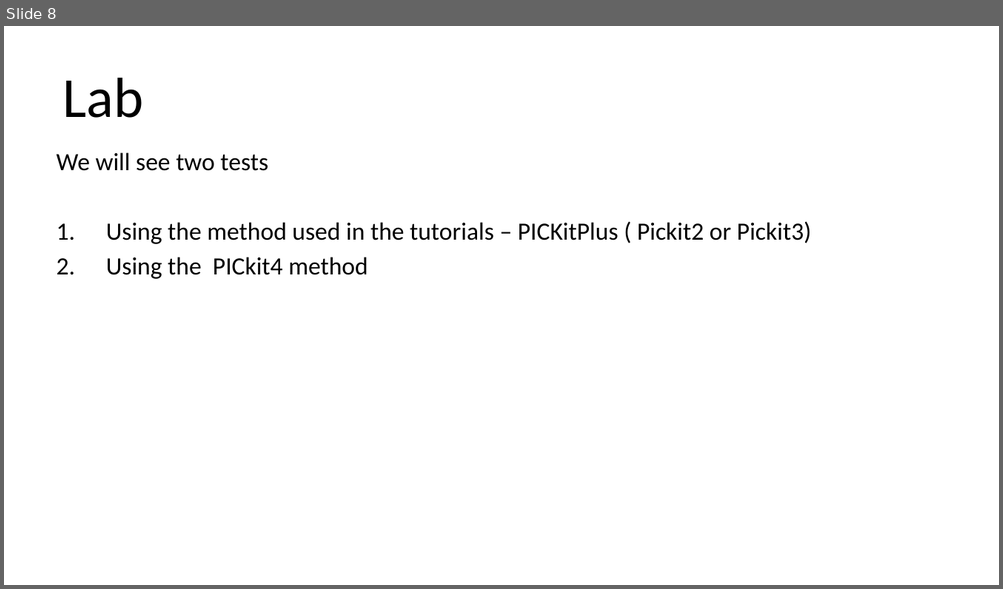
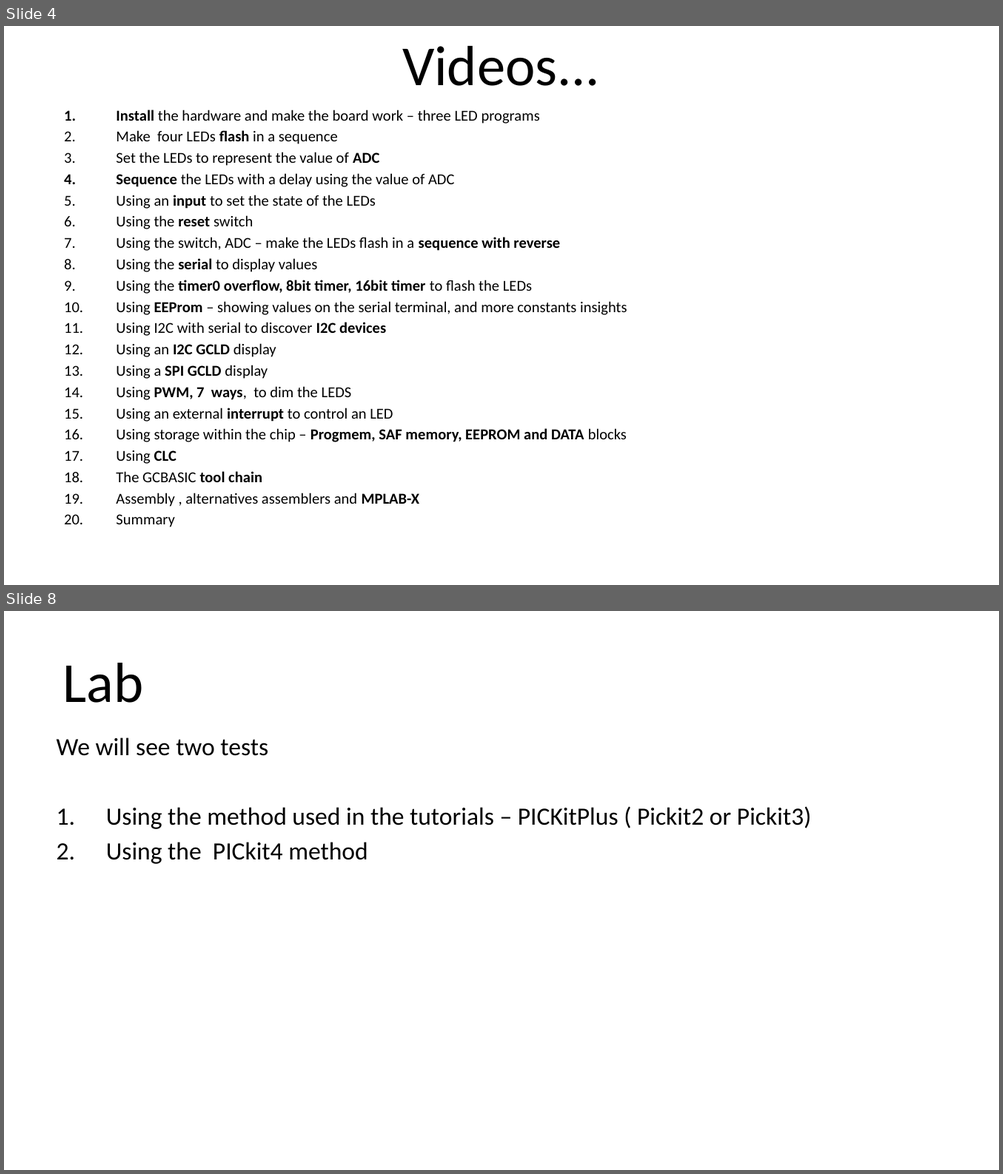
Before and after one commit to GreatCowBASIC/Demonstration_Sources, a slide deck: Vendor_Boards/Great_Cow_Basic_Demo_Board/18Fx6q20_ChipRange_Demonstrations/tutorials/GCbASIC_Part20_Summary.pptx. Shown one above the other, each under a label of ours: slide 8 before the commit, slides 4 and 8 after it; the slides between them are not shown. The pictures are 1003x589 and 1003x1174 pixels, drawn with LibreOffice and Linux fonts; fonts in the diff are those of the drawing. Boxes give left, top, right and bottom in pixels: in the first picture for what was removed or moved away, otherwise in the second. Text is boxed around its words. In the diff, an @@ line names an element or a change of style, - is before the commit and + after.

```diff
--- a/Vendor_Boards/Great_Cow_Basic_Demo_Board/18Fx6q20_ChipRange_Demonstrations/tutorials/GCbASIC_Part20_Summary.pptx
+++ b/Vendor_Boards/Great_Cow_Basic_Demo_Board/18Fx6q20_ChipRange_Demonstrations/tutorials/GCbASIC_Part20_Summary.pptx
@@ slide 4 added at bbox=[4, 26, 999, 585], background #FFFFFF @@
@@ title added at bbox=[402, 46, 600, 86], 41 pt, text #000000 @@
+Videos...
@@ text added at bbox=[116, 110, 626, 464], 11 pt, text #000000 @@
+1. Install the hardware and make the board work – three LED programs
+2. Make four LEDs flash in a sequence
+3. Set the LEDs to represent the value of ADC
+4. Sequence the LEDs with a delay using the value of ADC
+5. Using an input to set the state of the LEDs
+6. Using the reset switch
+7. Using the switch, ADC – make the LEDs flash in a sequence with reverse
+8. Using the serial to display values
+9. Using the timer0 overflow, 8bit timer, 16bit timer to flash the LEDs
+10. Using EEProm – showing values on the serial terminal, and more constants insights
+11. Using I2C with serial to discover I2C devices
+12. Using an I2C GCLD display
+13. Using a SPI GCLD display
+14. Using PWM, 7 ways, to dim the LEDS
+15. Using an external interrupt to control an LED
+16. Using storage within the chip – Progmem, SAF memory, EEPROM and DATA blocks
+17. Using CLC
+18. The GCBASIC tool chain
+19. Assembly , alternatives assemblers and MPLAB-X
+20. Summary
```
Also in this commit, not shown: 6 slides changed, 2 other slides added, 4 slides removed, 3 other files.
